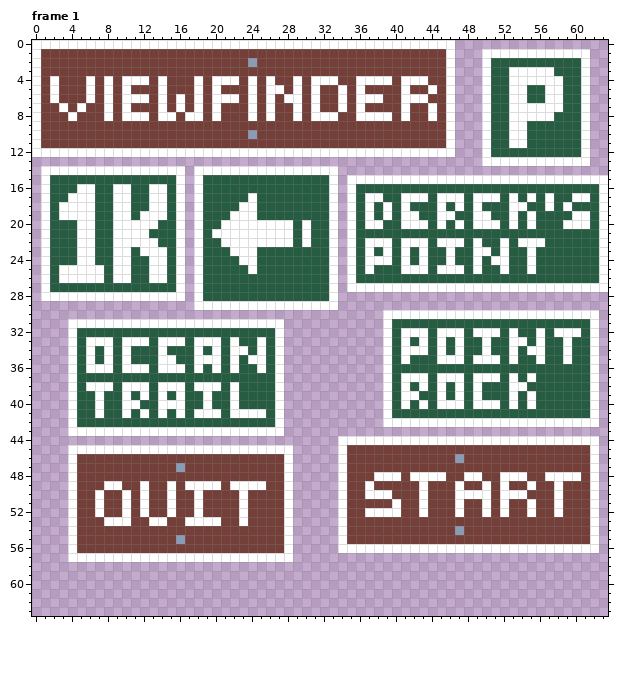
One commit to this pixel-art file: GameLabGame/Assets/Sprites/directions.aseprite. The first picture shows the starting point.
64x64 pixels, 2 frames. Shown: frame 1. The commit also changed other frames, which this record leaves out.
Once edited:
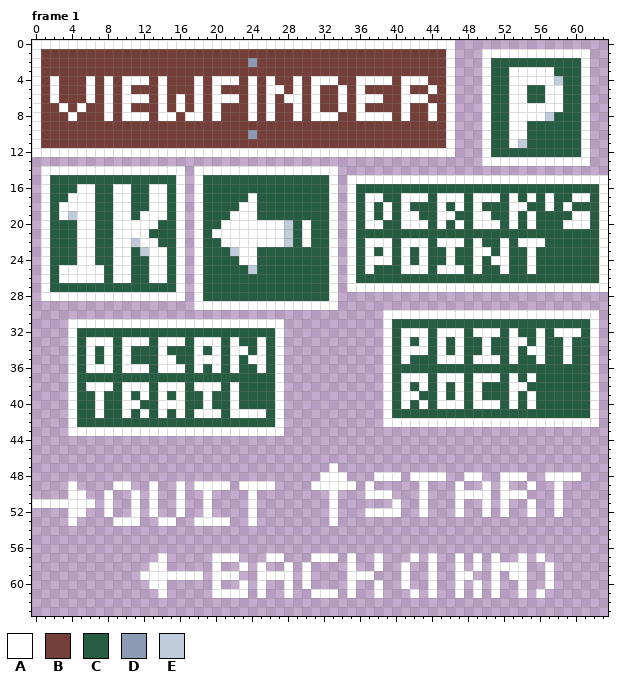
Palette (. is transparent): A #ffffff  B #743f39  C #265c42  D #8b9bb4  E #c0cbdc
What changed:
--- frame 1
@@ x 56..60 @@
  3 AACCC
- 4 AAACC
+ 4 AAECC
  5 CAACC
@@ x 52..59 @@
  7 CAAAAAAC
- 8 CAAAAACC
+ 8 CAAAAECC
  9 CAACCCCC
 10 CAACCCCC
-11 CAACCCCC
+11 CAECCCCC
 12 CCCCCCCC
@@ x 2..30 @@
 18 CAAAACCAACCAACA.ACCCCAACCCCCC
-19 CAAAACCAACAAACA.ACCCAAACCCCCC
-20 CCCAACCAAAAACCA.ACCAAAAAAAACA
-21 CCCAACCAAAACCCA.ACAAAAAAAAACA
-22 CCCAACCAAAAACCA.ACCAAAAAAAACA
-23 CCCAACCAACAAACA.ACCCAAACCCCCC
+19 CAEAACCAACAAACA.ACCCAAACCCCCC
+20 CCCAACCAAAAACCA.ACCAAAAAAAECA
+21 CCCAACCAAAACCCA.ACAAAAAAAAECA
+22 CCCAACCAAEAACCA.ACCAAAAAAAECA
+23 CCCAACCAACEAACA.ACCCEAACCCCCC
 24 CCCAACCAACCAACA.ACCCCAACCCCCC
-25 CAAAAACAACCAACA.ACCCCCACCCCCC
+25 CAAAAACAACCAACA.ACCCCCECCCCCC
 26 CAAAAACAACCAACA.ACCCCCCCCCCCC
@@ x 0..63 @@
 43 ....AAAAAAAAAAAAAAAAAAAAAAAA....................................
-44 ..................................AAAAAAAAAAAAAAAAAAAAAAAAAAAAA.
-45 ....AAAAAAAAAAAAAAAAAAAAAAAAA.....ABBBBBBBBBBBBBBBBBBBBBBBBBBBA.
-46 ....ABBBBBBBBBBBBBBBBBBBBBBBA.....ABBBBBBBBBBBBDBBBBBBBBBBBBBBA.
-47 ....ABBBBBBBBBBBDBBBBBBBBBBBA.....ABBBBBBBBBBBBBBBBBBBBBBBBBBBA.
-48 ....ABBBBBBBBBBBBBBBBBBBBBBBA.....ABBBAAABAAAABBAABBAAABBAAAABA.
-49 ....ABBBAABBABBABAAAABAAAABBA.....ABBABBBBBABBBABBABABBABBABBBA.
-50 ....ABBABBABABBABBABBBBABBBBA.....ABBAAABBBABBBAAAABAAABBBABBBA.
-51 ....ABBABBABABBABBABBBBABBBBA.....ABBBBBABBABBBABBABABBABBABBBA.
-52 ....ABBABBABABBABBABBBBABBBBA.....ABBAAAABBABBBABBABABBABBABBBA.
-53 ....ABBBAAABBAABBAAAABBABBBBA.....ABBBBBBBBBBBBBBBBBBBBBBBBBBBA.
-54 ....ABBBBBBBBBBBBBBBBBBBBBBBA.....ABBBBBBBBBBBBDBBBBBBBBBBBBBBA.
-55 ....ABBBBBBBBBBBDBBBBBBBBBBBA.....ABBBBBBBBBBBBBBBBBBBBBBBBBBBA.
-56 ....ABBBBBBBBBBBBBBBBBBBBBBBA.....AAAAAAAAAAAAAAAAAAAAAAAAAAAAA.
-57 ....AAAAAAAAAAAAAAAAAAAAAAAAA...................................
-58 ................................................................
-59 ................................................................
-60 ................................................................
-61 ................................................................
+44 ................................................................
+45 ................................................................
+46 ................................................................
+47 .................................A..............................
+48 ................................AAA...AAA.AAAA..AA..AAA..AAAA...
+49 ....A....AA..A..A.AAAA.AAAA....AAAAA.A.....A...A..A.A..A..A.....
+50 ....AA..A..A.A..A..A....A........A...AAA...A...AAAA.AAA...A.....
+51 AAAAAAA.A..A.A..A..A....A........A......A..A...A..A.A..A..A.....
+52 ....AA..A..A.A..A..A....A........A...AAAA..A...A..A.A..A..A.....
+53 ....A....AAA..AA..AAAA..A........A..............................
+54 ................................................................
+55 ................................................................
+56 ................................................................
+57 ..............A.....AAA...AA...AAA.A..A...A.A..A.A.A..A.A.......
+58 .............AA.....A..A.A..A.A....A..A..A..A..A.A.AAAA..A......
+59 ............AAAAAAA.AAA..AAAA.A....AAA...A..A..AA..A.AA..A......
+60 .............AA.....A..A.A..A.A....A..A..A..A..A.A.A..A..A......
+61 ..............A.....AAAA.A..A..AAA.A..A...A.A..A.A.A..A.A.......
 62 ................................................................
Where, in picture pixels (left, top, right, bottom), the same in both pictures:
changed: (518, 76, 563, 148)
changed: (68, 211, 77, 220)
changed: (230, 220, 293, 274)
changed: (131, 238, 149, 256)
changed: (32, 436, 599, 598)
